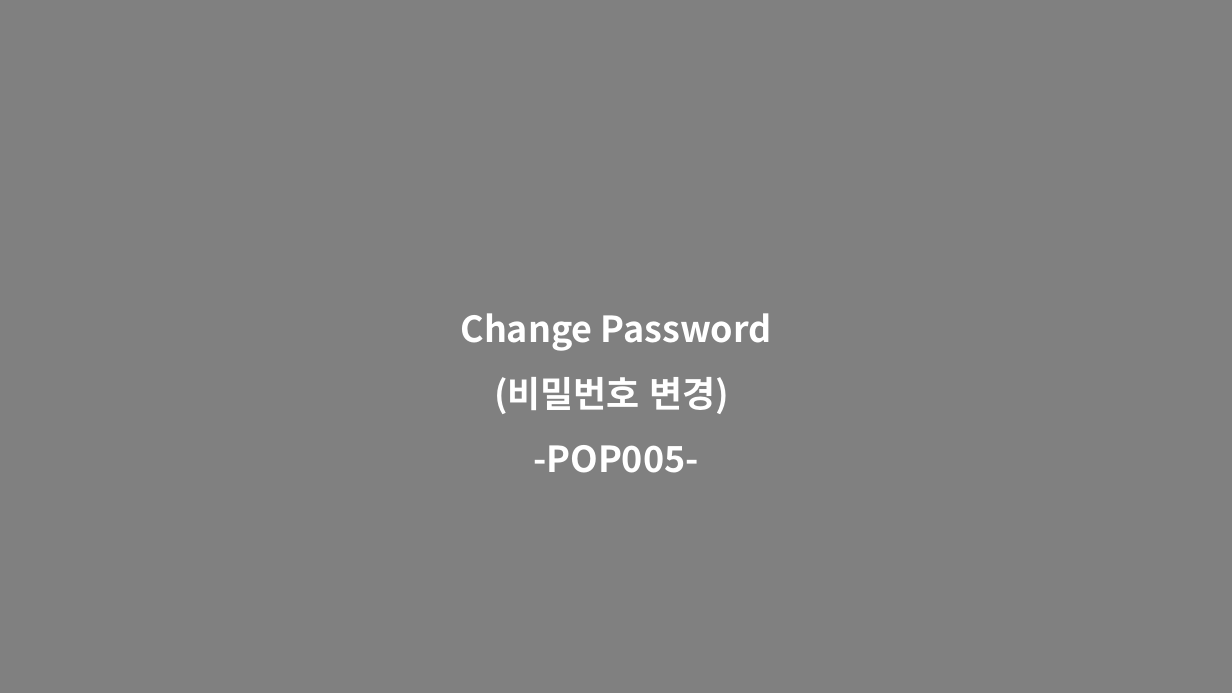
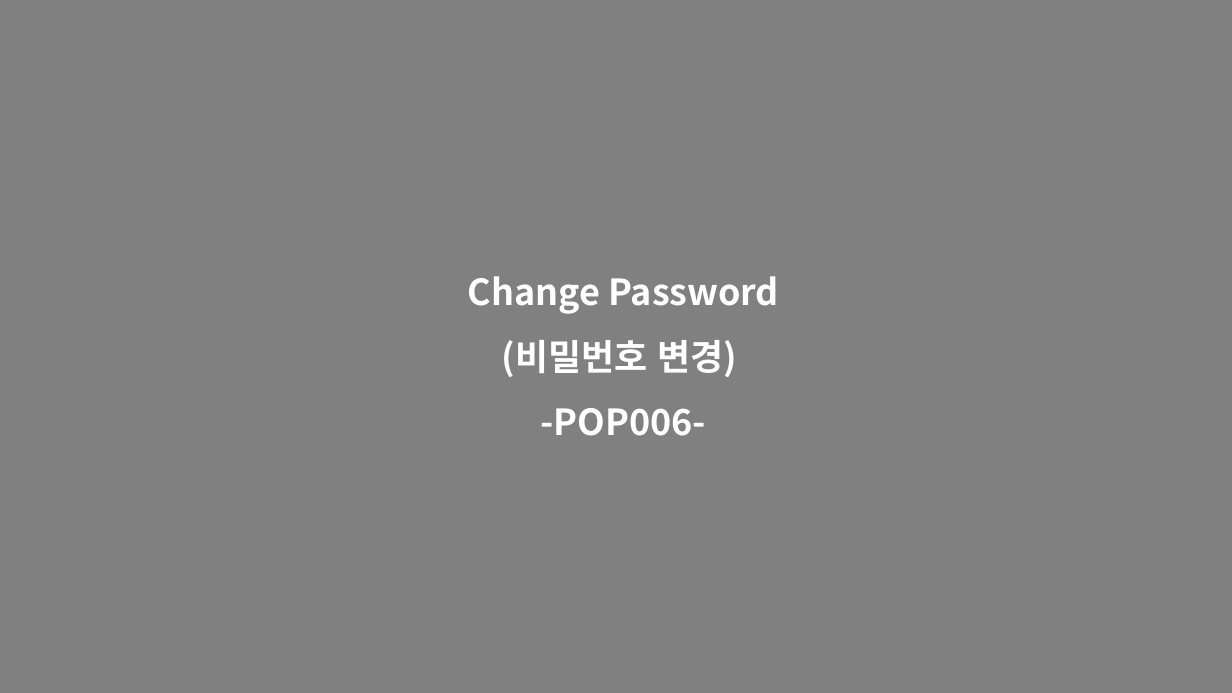
Before and after one commit to zhengze00/SpringBoot-MariaDB-master, a slide deck: slide 27 of Project File/[SK C&C] 인턴PT_오정택.pptx (slide 25 before the commit). Drawn at 1232x693 pixels with LibreOffice and Linux fonts; fonts in the diff are those of the drawing. Boxes give left, top, right and bottom in pixels: in the first picture for what was removed or moved away, otherwise in the second. Text is boxed around its words. In the diff, an @@ line names an element or a change of style, - is before the commit and + after.

```diff
--- a/Project File/[SK C&C] 인턴PT_오정택.pptx
+++ b/Project File/[SK C&C] 인턴PT_오정택.pptx
@@ text "Change Password": place and size @@
-text "Change Password" at [460, 313, 772, 473]
+text "Change Password" at [468, 276, 779, 436]
@@ text at [541, 408, 707, 436]: text changed @@
--POP005-
+-POP006-
```
Also in this commit, not shown: 14 other slides changed, 2 slides added, 3 other files.
